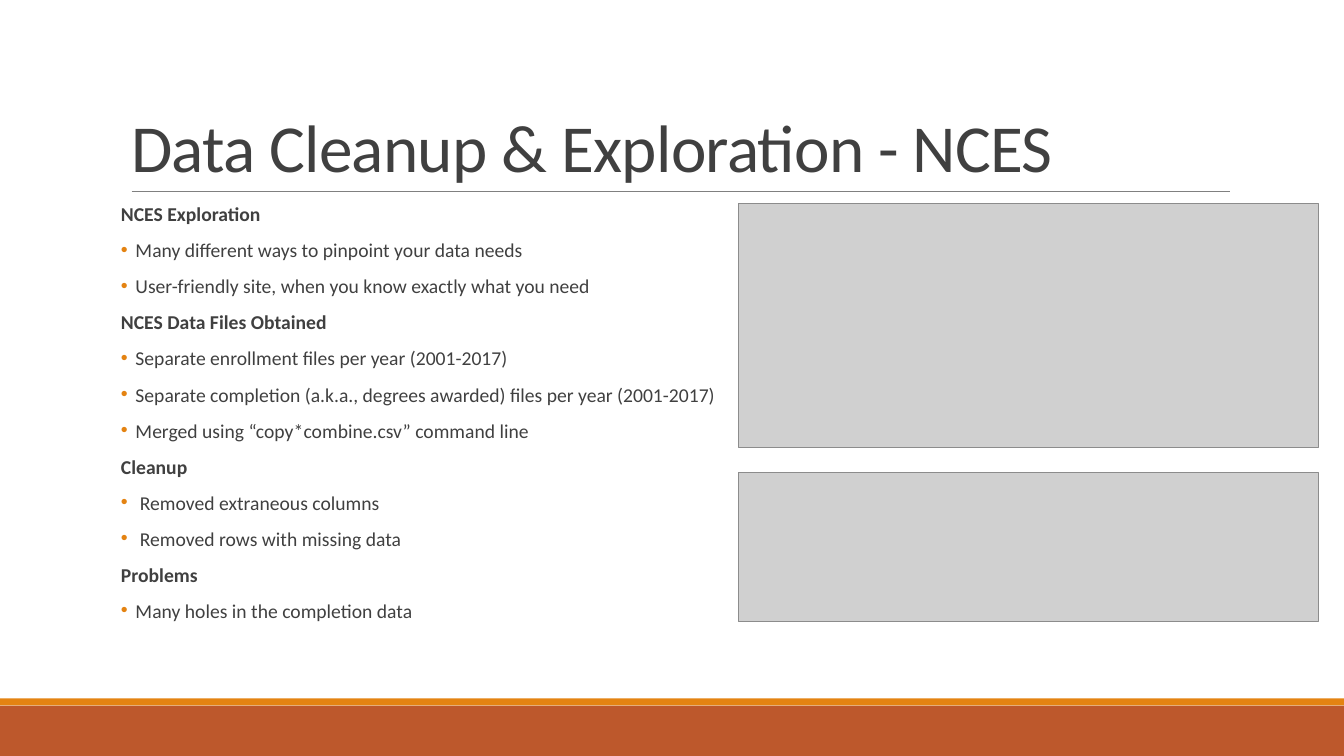
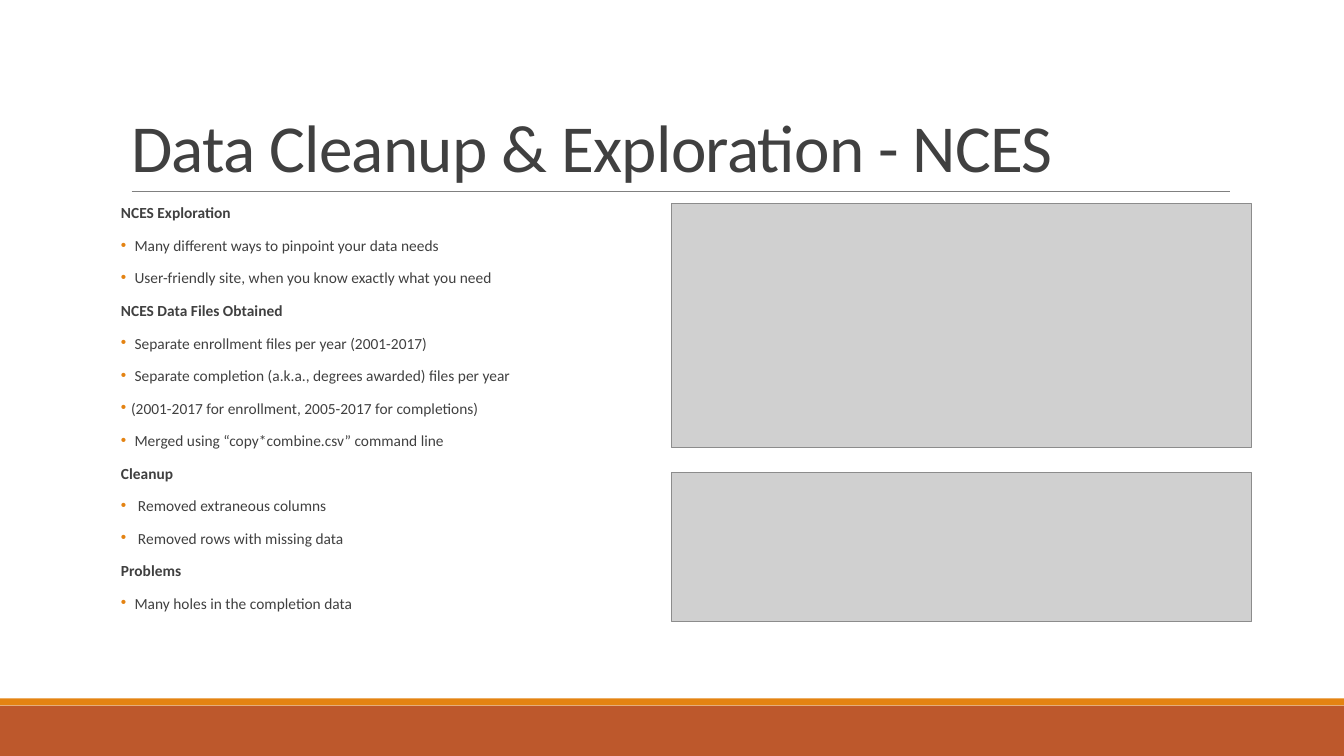
Before and after one commit to grahamb001/Project1, a slide deck: slide 4 of Project 1 Presentation Templatebg.pptx. Drawn at 1344x756 pixels with LibreOffice and Linux fonts; fonts in the diff are those of the drawing; grey boxes stand for pictures. Boxes give left, top, right and bottom in pixels: in the first picture for what was removed or moved away, otherwise in the second. Text is boxed around its words. In the diff, an @@ line names an element or a change of style, - is before the commit and + after.

Commit message:
minor ppt updates

```diff
--- a/Project 1 Presentation Templatebg.pptx
+++ b/Project 1 Presentation Templatebg.pptx
@@ text at <box>121,207,492,612</box>: size 14 to 11 pt in "NCES Exploration", "Many different ways to pinpoint your data ...", "User-friendly site, when you know exactly what ...", "NCES Data Files Obtained" and 7 more places @@
@@ picture: place and size @@
-picture at <box>739,204,1319,448</box>
+picture at <box>673,204,1252,448</box>
@@ text at <box>131,370,510,417</box>: text changed; size 14 to 11 pt @@
-• Separate completion (a.k.a., degrees awarded) files per year (2001-2017)
+• Separate completion (a.k.a., degrees awarded) files per year
+• (2001-2017 for enrollment, 2005-2017 for completions)
@@ picture: place and size @@
-picture at <box>739,473,1319,622</box>
+picture at <box>673,473,1252,622</box>
```
Also in this commit, not shown: 1 other slide changed.
